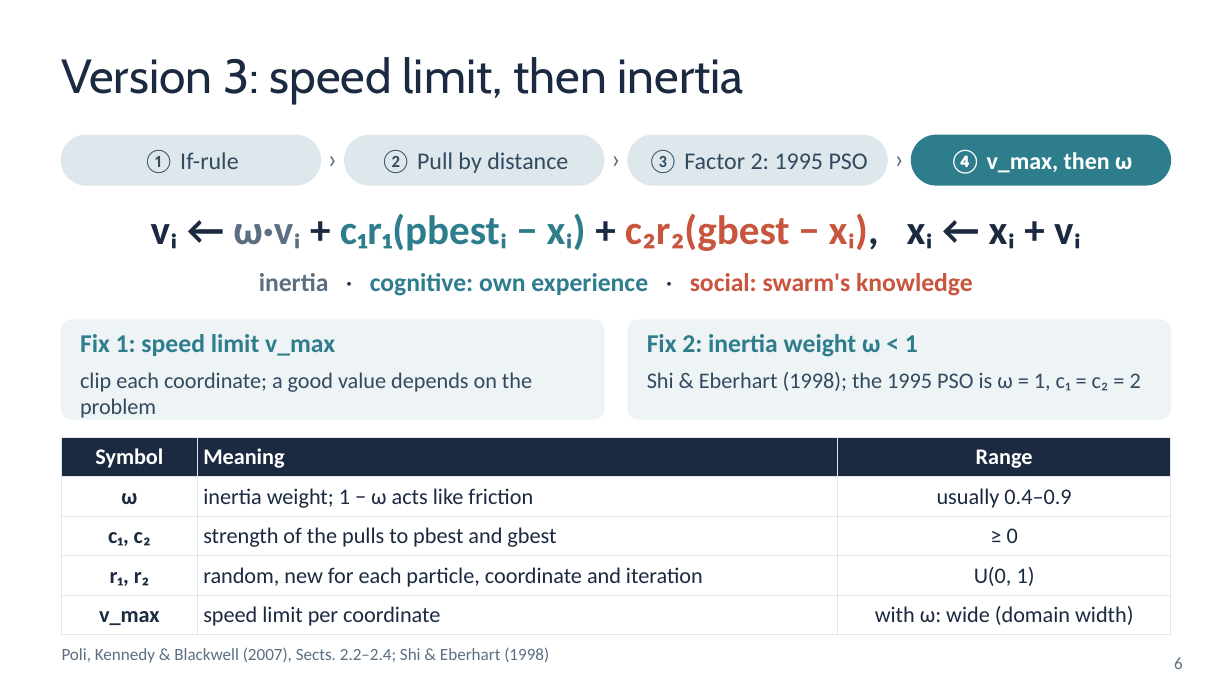
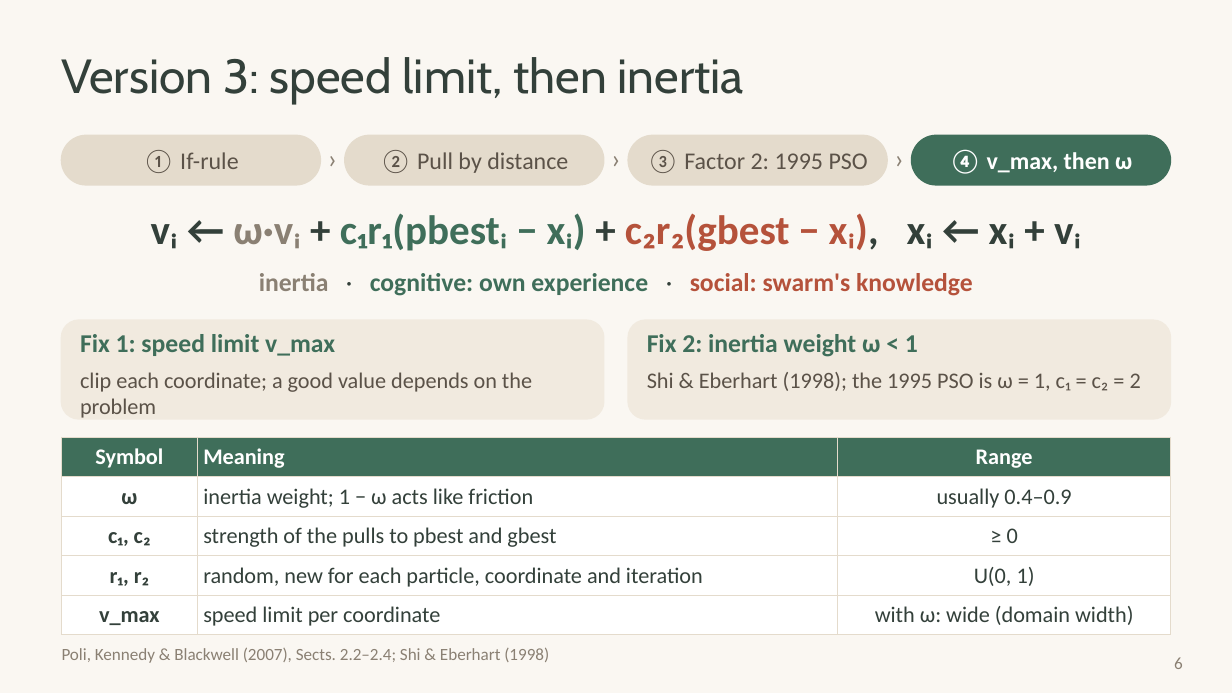
Before and after one commit to huynhhuuphucminh/Seminar-AI, a slide deck: slide 6 of slides/Slide_Seminar_PSO.pptx. Drawn at 1232x693 pixels with LibreOffice and Linux fonts; fonts in the diff are those of the drawing. Boxes give left, top, right and bottom in pixels: in the first picture for what was removed or moved away, otherwise in the second. Text is boxed around its words. In the diff, an @@ line names an element or a change of style, - is before the commit and + after.

```diff
--- a/slides/Slide_Seminar_PSO.pptx
+++ b/slides/Slide_Seminar_PSO.pptx
@@ background #FFFFFF to #FAF7F2 @@
@@ text "Version 3: speed limit, then ..." at (62, 57, 744, 104): text colour #1B2A41 to #33403A @@
@@ fill #DDE7EC to #E4DBCC; outline #DDE7EC 1 pt to #E4DBCC 1 pt in 3 elements at (62, 136, 320, 185), (345, 136, 604, 185), (628, 136, 887, 185) @@
@@ text colour #5C6F82 to #8A8073 in 5 elements at (62, 648, 549, 663), (1174, 657, 1183, 669), (320, 133, 345, 182), (604, 133, 628, 182), (887, 133, 912, 182) @@
@@ rounded rectangle at (912, 136, 1170, 185): fill #2E7D8C to #3F6E5A; outline #2E7D8C 1 pt to #3F6E5A 1 pt @@
@@ text "vᵢ ← ω·vᵢ + c₁r₁(pbestᵢ ..." at (151, 213, 1081, 251): text colour #1B2A41 to #33403A in "vᵢ ← + + xᵢ), xᵢ ← ..."; text colour #5C6F82 to #8A8073 in "ω·vᵢ"; text colour #2E7D8C to #3F6E5A in "c₁r₁(pbestᵢ − xᵢ)"; text colour #C8553D to #B5523B in "c₂r₂(gbest − xᵢ)," @@
@@ text "inertia · cognitive: own experience ..." at (259, 273, 973, 296): text colour #5C6F82 to #8A8073 in "inertia"; text colour #1B2A41 to #33403A in "· ·"; text colour #2E7D8C to #3F6E5A in "cognitive: own experience"; text colour #C8553D to #B5523B in "social: swarm's knowledge" @@
@@ rounded rectangle at (62, 320, 604, 419): fill #EEF3F6 to #F1EADF; outline #EEF3F6 1 pt to #F1EADF 1 pt; proportions changed @@
@@ text "Fix 1: speed limit v_max" at (80, 334, 335, 356): text colour #2E7D8C to #3F6E5A @@
@@ rounded rectangle at (628, 320, 1170, 419): fill #EEF3F6 to #F1EADF; outline #EEF3F6 1 pt to #F1EADF 1 pt; proportions changed @@
@@ text "Fix 2: inertia weight ω ..." at (647, 334, 918, 357): text colour #2E7D8C to #3F6E5A @@
@@ text colour #324A5F to #5B5248 in 5 elements at (143, 150, 238, 173), (380, 150, 568, 173), (647, 150, 868, 173), (80, 372, 532, 418), (647, 372, 1141, 391) @@
@@ table at (62, 437, 1170, 630) @@
@@ fill #1B2A41 to #3F6E5A in row 1 @@
@@ text colour #1B2A41 to #33403A @@
@@ borders changed @@
```
Also in this commit, not shown: 18 other slides changed, 8 other files.
